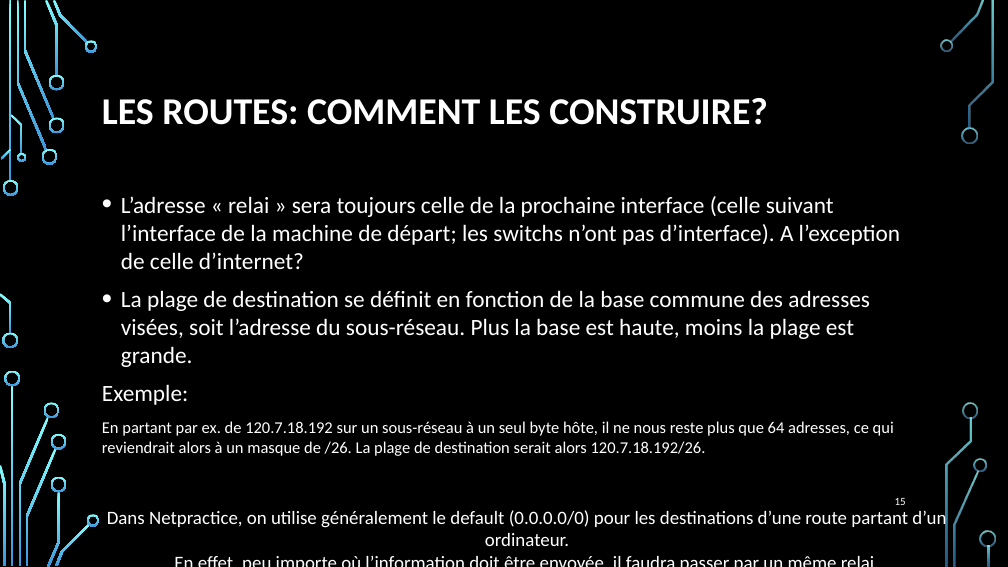
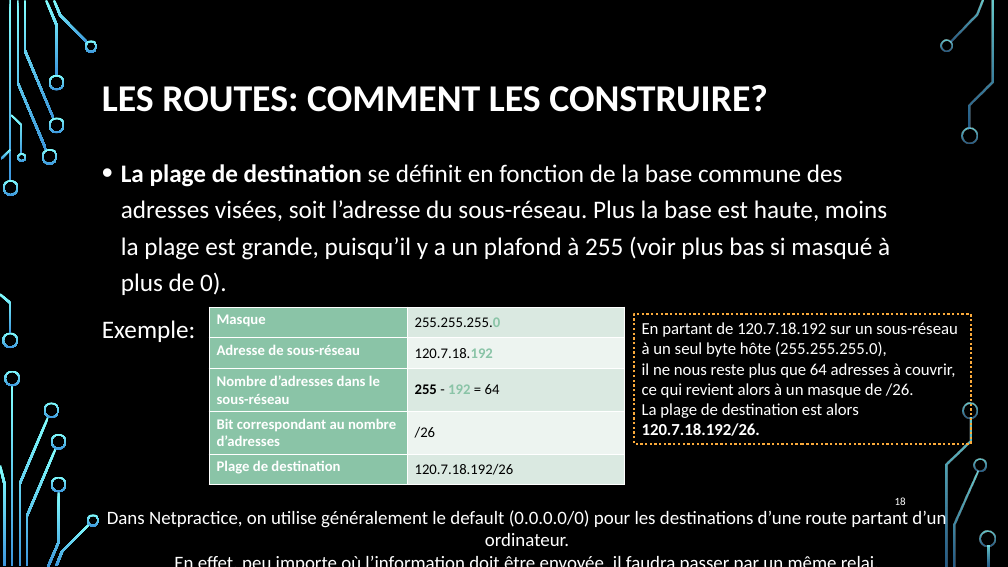
Before and after one commit to Jayleeva/42netpractice, a slide deck: slide 18 of Adressage ip.pptx (slide 15 before the commit). Drawn at 1008x567 pixels with LibreOffice and Linux fonts; fonts in the diff are those of the drawing; background and template pictures are left out. Boxes give left, top, right and bottom in pixels: in the first picture for what was removed or moved away, otherwise in the second. Text is boxed around its words. In the diff, an @@ line names an element or a change of style, - is before the commit and + after.

Commit message:
finished powerpoint

```diff
--- a/Adressage ip.pptx
+++ b/Adressage ip.pptx
@@ title "LES ROUTES: COMMENT LES CONSTRUIRE?": place and size @@
-title "LES ROUTES: COMMENT LES CONSTRUIRE?" at (102, 98, 768, 125)
+title "LES ROUTES: COMMENT LES CONSTRUIRE?" at (102, 85, 768, 112)
@@ text "La plage de destination se ...": place and size @@
-text "La plage de destination se ..." at (102, 196, 900, 456)
+text "La plage de destination se ..." at (102, 164, 890, 342)
@@ text at (121, 164, 890, 295): text changed; size 22.2 to 24 pt @@
-• L’adresse « relai » sera toujours celle de la prochaine interface (celle suivant l’interface de la machine de départ; les switchs n’ont pas d’interface). A l’exception de celle d’internet?
-• La plage de destination se définit en fonction de la base commune des adresses visées, soit l’adresse du sous-réseau. Plus la base est haute, moins la plage est grande.
+• La plage de destination se définit en fonction de la base commune des adresses visées, soit l’adresse du sous-réseau. Plus la base est haute, moins la plage est grande, puisqu’il y a un plafond à 255 (voir plus bas si masqué à plus de 0).
@@ text at (102, 320, 195, 342): size 22.2 to 24 pt in "Exemple:"; line spacing 1 to 1.2 @@
@@ table added at (209, 307, 625, 485), 5 rows, 2 columns @@
+Masque | 255.255.255.0
+Adresse de sous-réseau | 120.7.18.192
+Nombre d’adresses dans le sous-réseau | 255 - 192 = 64
+Bit correspondant au nombre d’adresses | /26
+Plage de destination | 120.7.18.192/26
@@ rectangle added at (634, 315, 971, 445), outline #FAA93A 2.25 pt dashed, 16 pt, text #FFFFFF @@
+En partant de 120.7.18.192 sur un sous-réseau à un seul byte hôte (255.255.255.0),
+il ne nous reste plus que 64 adresses à couvrir, ce qui revient alors à un masque de /26.
+La plage de destination est alors 120.7.18.192/26.
@@ text at (102, 421, 894, 456): paragraph removed @@
-En partant par ex. de 120.7.18.192 sur un sous-réseau à un seul byte hôte, il ne nous reste plus que 64 adresses, ce qui reviendrait alors à un masque de /26. La plage de destination serait alors 120.7.18.192/26.
@@ page number at (895, 497, 906, 505): text changed @@
-15
+18
```
Also in this commit, not shown: 4 other slides changed, 4 slides added, 1 slide removed.
